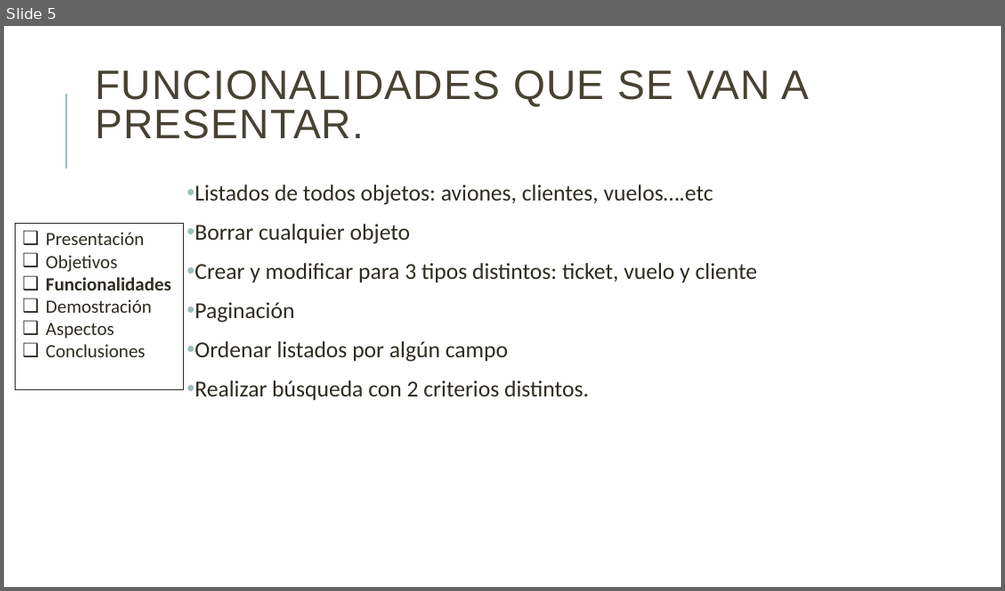
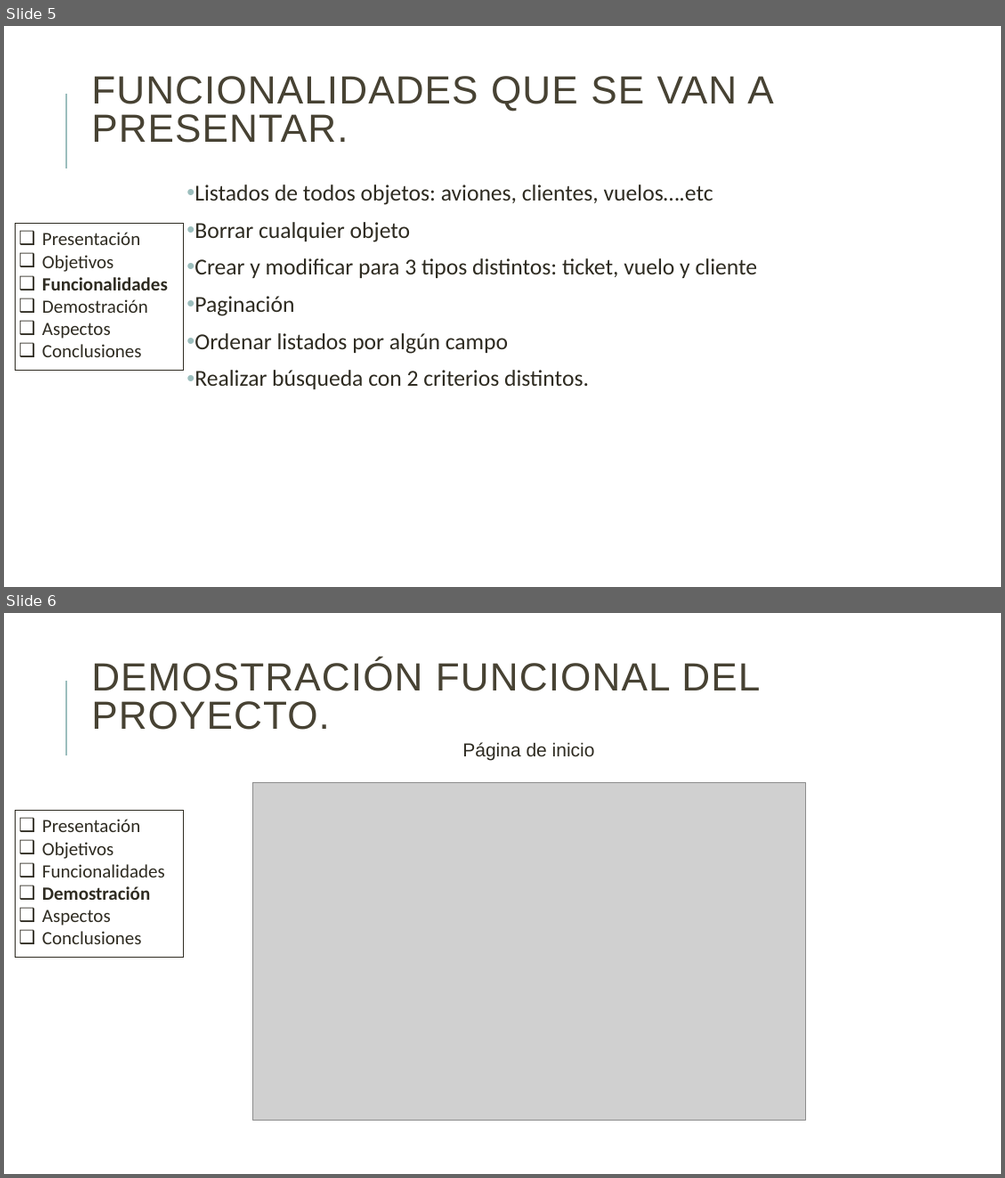
Before and after one commit to danielallhoff/M17-G4-AirDSS, a slide deck: AIRDSS.pptx. Shown one above the other, each under a label of ours: slide 5 before the commit, slides 5 and 6 after it. The pictures are 1005x591 and 1005x1178 pixels, drawn with LibreOffice and Linux fonts; fonts in the diff are those of the drawing; grey boxes stand for pictures. Boxes give left, top, right and bottom in pixels: in the first picture for what was removed or moved away, otherwise in the second. Text is boxed around its words. In the diff, an @@ line names an element or a change of style, - is before the commit and + after.

Commit message:
Presentación: Añadido Objetivo y Conclusión
Presentación: Añadido Objetivo y Conclusión y vistas Ticket y Equipaje

```diff
--- a/AIRDSS.pptx
+++ b/AIRDSS.pptx
@@ slide 6 added at (4,613,1001,1174), background #FFFFFF; not listed: 1 template element that a slide beside it also shows @@
@@ title added at (91,659,760,730), 37.8 pt, text #474233 @@
+DEMOSTRACIÓN FUNCIONAL DEL PROYECTO.
@@ text added at (462,742,595,760), 18 pt, text #2E2B21 @@
+Página de inicio
@@ picture added at (253,783,806,1120) @@
@@ rectangle added at (16,811,184,957), outline #2E2B21 0.75 pt, 18 pt, text #2E2B21 @@
+❑ Presentación
+❑ Objetivos
+❑ Funcionalidades
+❑ Demostración
+❑ Aspectos
+❑ Conclusiones
@@ slide 5 changed as well @@
@@ title "FUNCIONALIDADES QUE SE VAN A ..." at (91,76,773,143): size 39.6 to 37.8 pt @@
@@ text "Listados de todos objetos: aviones, ..." at (194,184,758,389): less space between paragraphs @@
@@ rectangle "Presentación": place and size @@
-rectangle "Presentación" at (16,224,184,389)
+rectangle "Presentación" at (16,224,184,370)
```
Also in this commit, not shown: 17 other slides changed, 2 other slides added.
